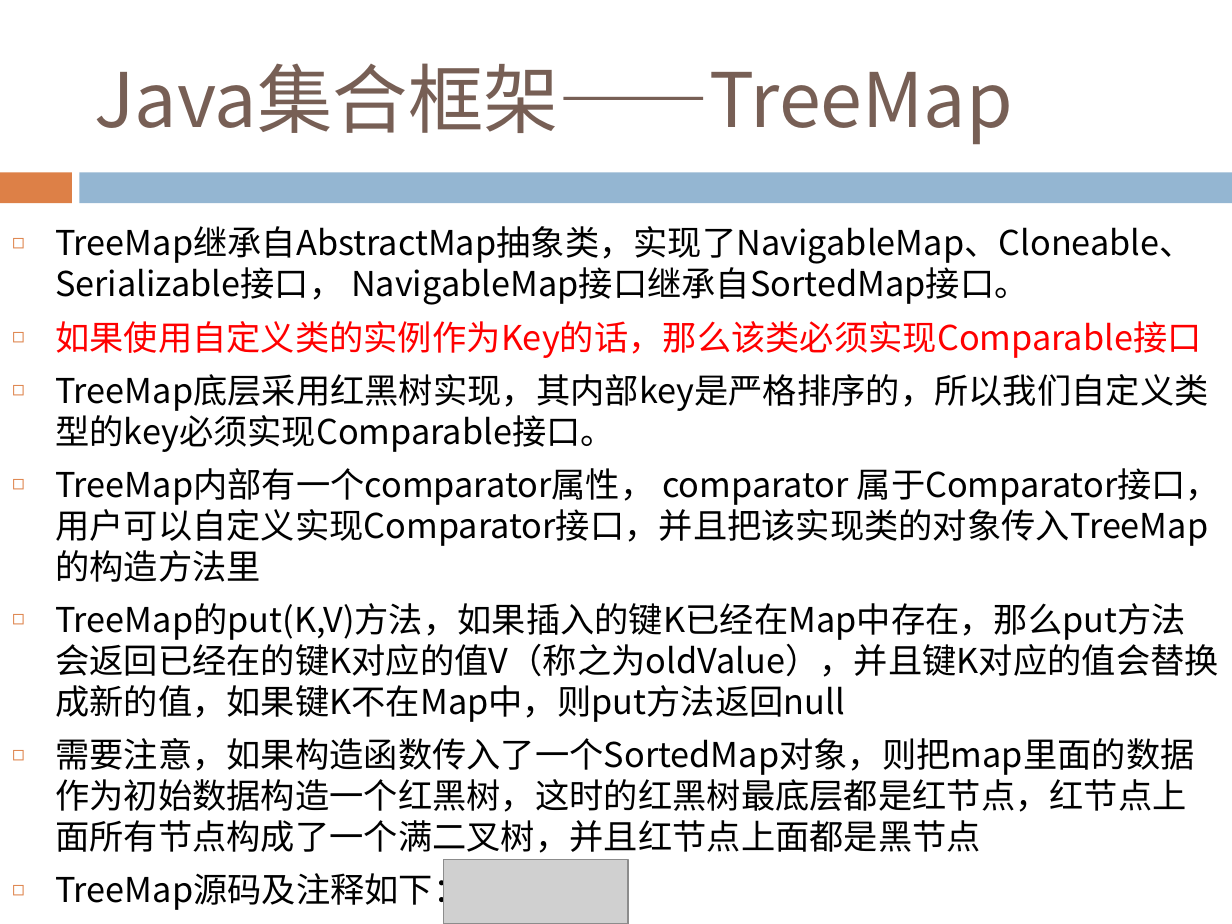
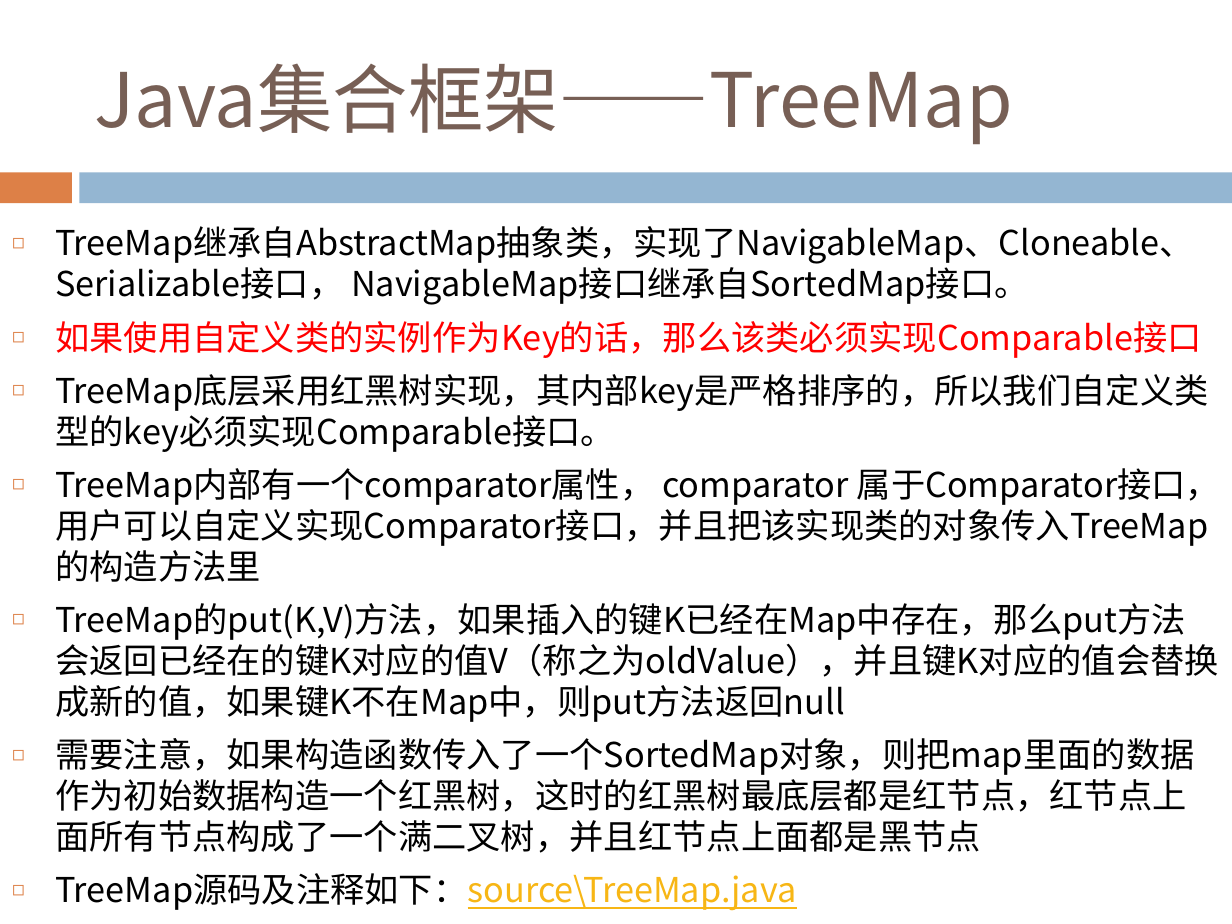
Before and after one commit to Costriod/study, a slide deck: slide 60 of Java基础.pptx. Drawn at 1232x924 pixels with LibreOffice and Linux fonts; fonts in the diff are those of the drawing; grey boxes stand for pictures. Boxes give left, top, right and bottom in pixels: in the first picture for what was removed or moved away, otherwise in the second. Text is boxed around its words. In the diff, an @@ line names an element or a change of style, - is before the commit and + after.

```diff
--- a/Java基础.pptx
+++ b/Java基础.pptx
@@ picture removed at (444,860,628,924) @@
@@ text at (55,873,796,911): text changed; text colour #000000 to #F7B615 @@
-◻ TreeMap源码及注释如下：
+◻ TreeMap源码及注释如下：source\TreeMap.java
```
Also in this commit, not shown: 7 other slides changed, 8 other files.
